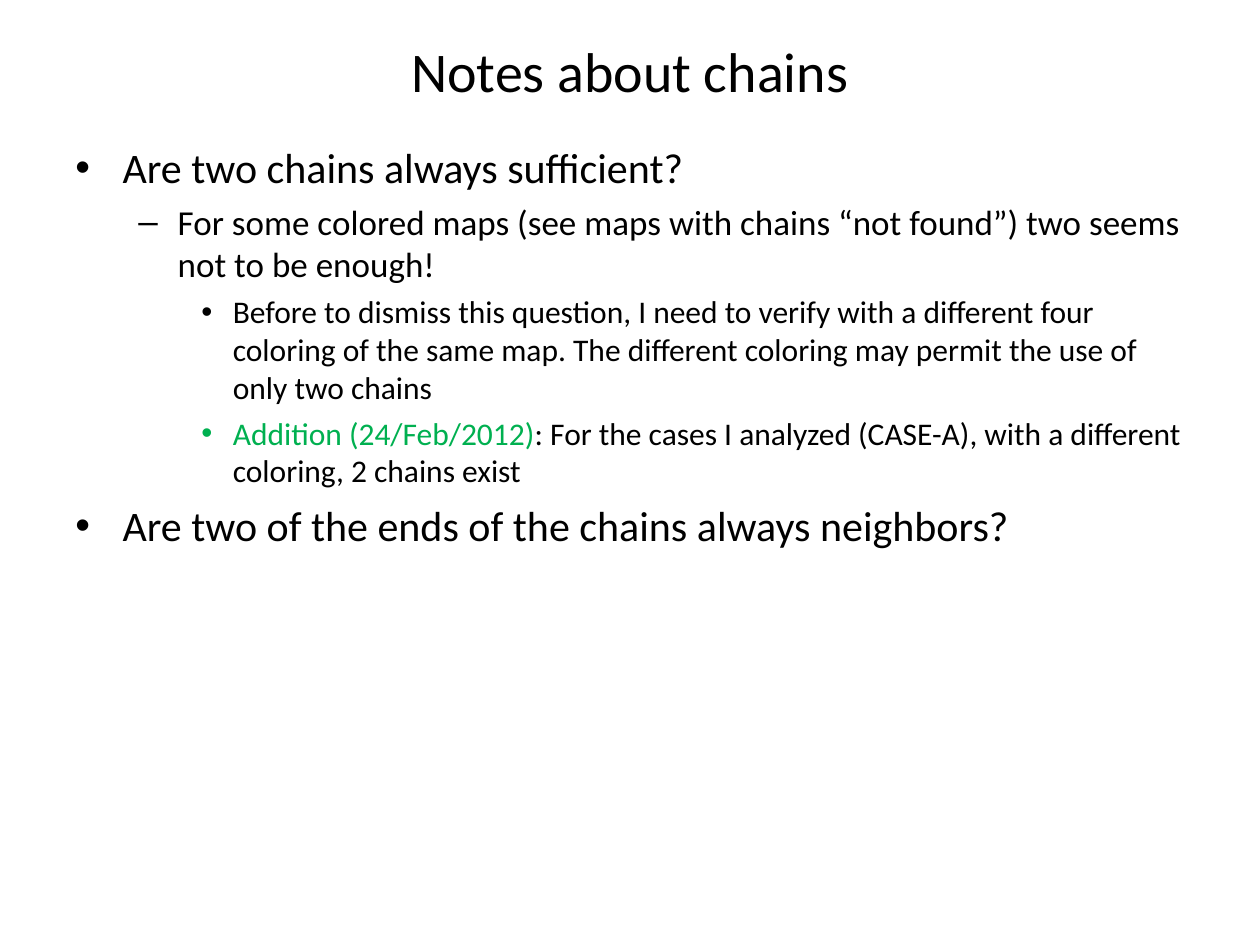
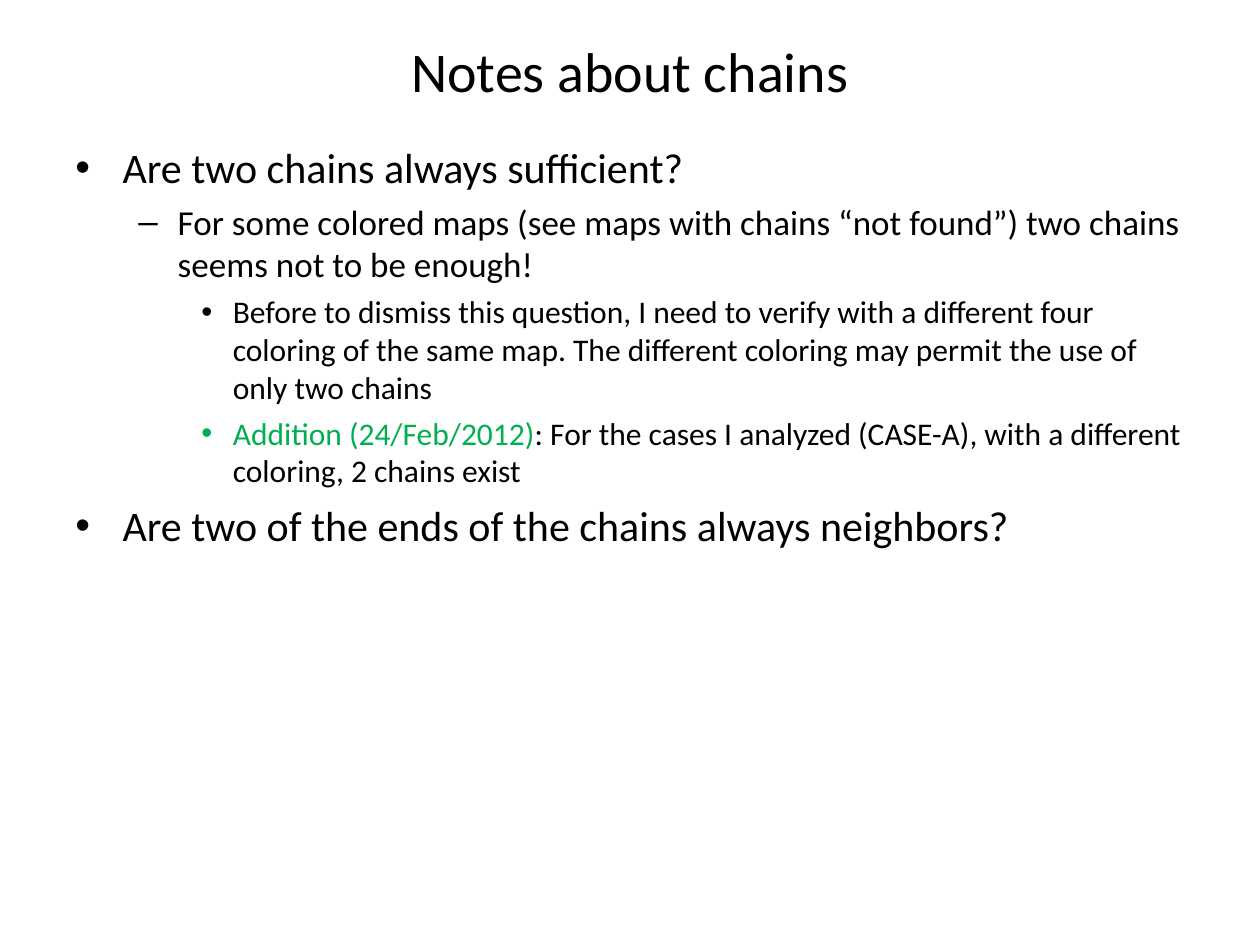
Before and after one commit to stefanutti/maps-coloring-java, a slide deck: slide 4 of ct/ct-docs/cahit-spiral-chains/spiral-chains.ppt. Drawn at 1260x945 pixels with LibreOffice and Linux fonts; fonts in the diff are those of the drawing. Boxes give left, top, right and bottom in pixels: in the first picture for what was removed or moved away, otherwise in the second. Text is boxed around its words. In the diff, an @@ line names an element or a change of style, - is before the commit and + after.

```diff
--- a/ct/ct-docs/cahit-spiral-chains/spiral-chains.ppt
+++ b/ct/ct-docs/cahit-spiral-chains/spiral-chains.ppt
@@ text at (178,209,1179,283): text changed @@
-  – For some colored maps (see maps with chains “not found”) two seems not to be enough!
+  – For some colored maps (see maps with chains “not found”) two chains seems not to be enough!
```
Also in this commit, not shown: 4 other slides changed, 1 slide added, 1 slide removed, 25 other files.
